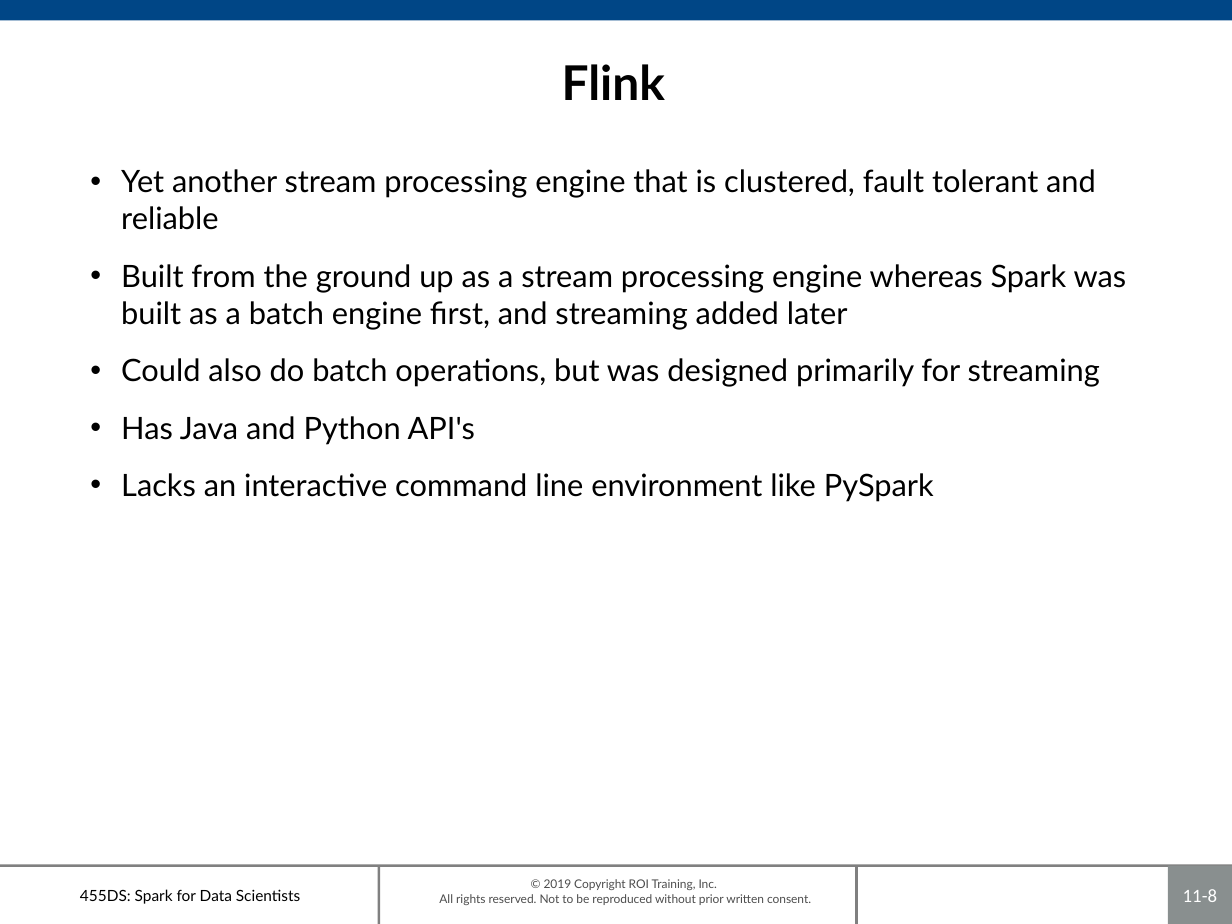
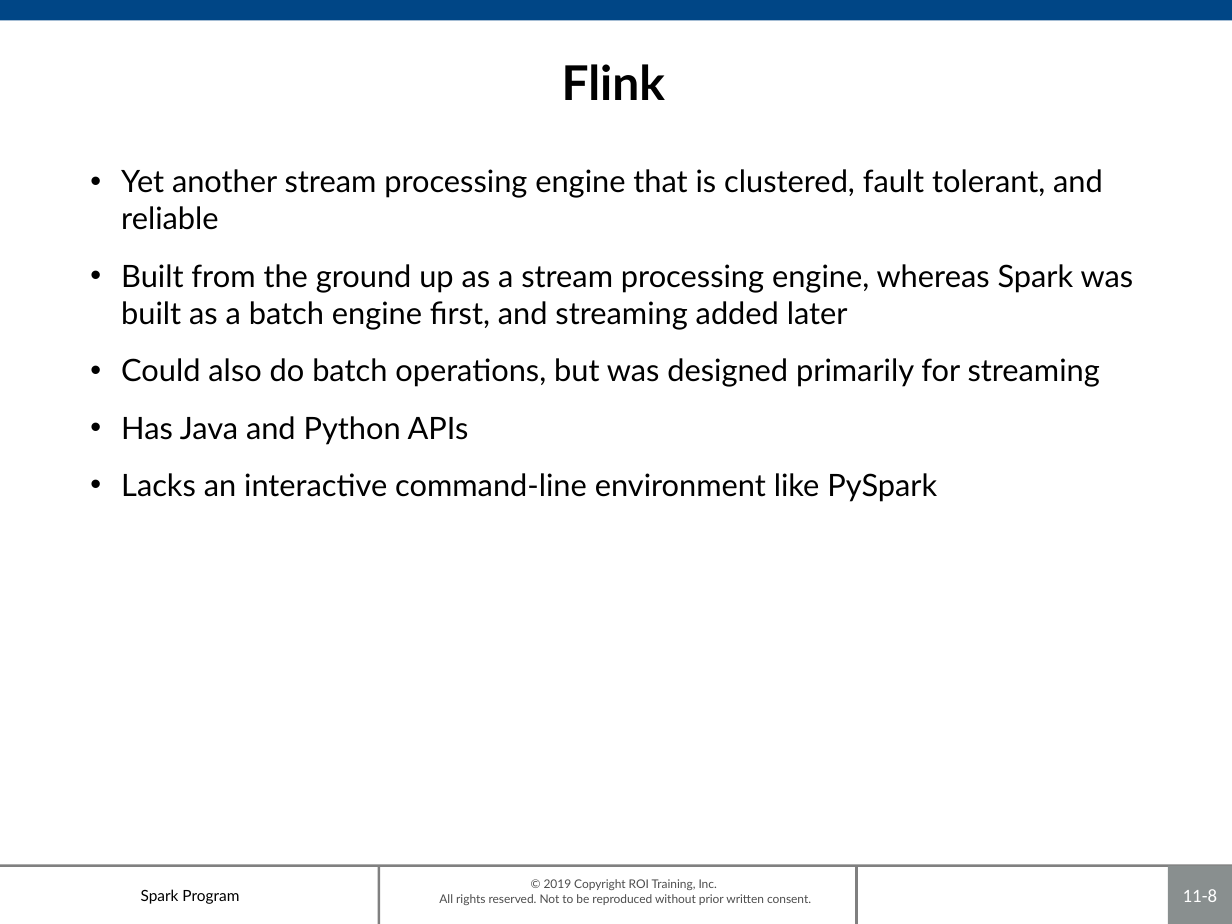
Before and after one commit to roitraining/SparkProgram, a slide deck: slide 8 of Day8/Ch11_Ecosystem.pptx. Drawn at 1232x924 pixels with LibreOffice and Linux fonts; fonts in the diff are those of the drawing; background and template pictures are left out. Boxes give left, top, right and bottom in pixels: in the first picture for what was removed or moved away, otherwise in the second. Text is boxed around its words. In the diff, an @@ line names an element or a change of style, - is before the commit and + after.

```diff
--- a/Day8/Ch11_Ecosystem.pptx
+++ b/Day8/Ch11_Ecosystem.pptx
@@ text at box(121, 169, 1134, 330): text changed @@
-• Yet another stream processing engine that is clustered, fault tolerant and reliable
-• Built from the ground up as a stream processing engine whereas Spark was built as a batch engine first, and streaming added later
+• Yet another stream processing engine that is clustered, fault tolerant, and reliable
+• Built from the ground up as a stream processing engine, whereas Spark was built as a batch engine first, and streaming added later
@@ text at box(121, 416, 937, 502): text changed @@
-• Has Java and Python API's
-• Lacks an interactive command line environment like PySpark
+• Has Java and Python APIs
+• Lacks an interactive command-line environment like PySpark
@@ text at box(141, 889, 239, 904): text changed @@
-455DS: Spark for Data Scientists
+Spark Program
```
Also in this commit, not shown: 8 other slides changed, 3 other files.
